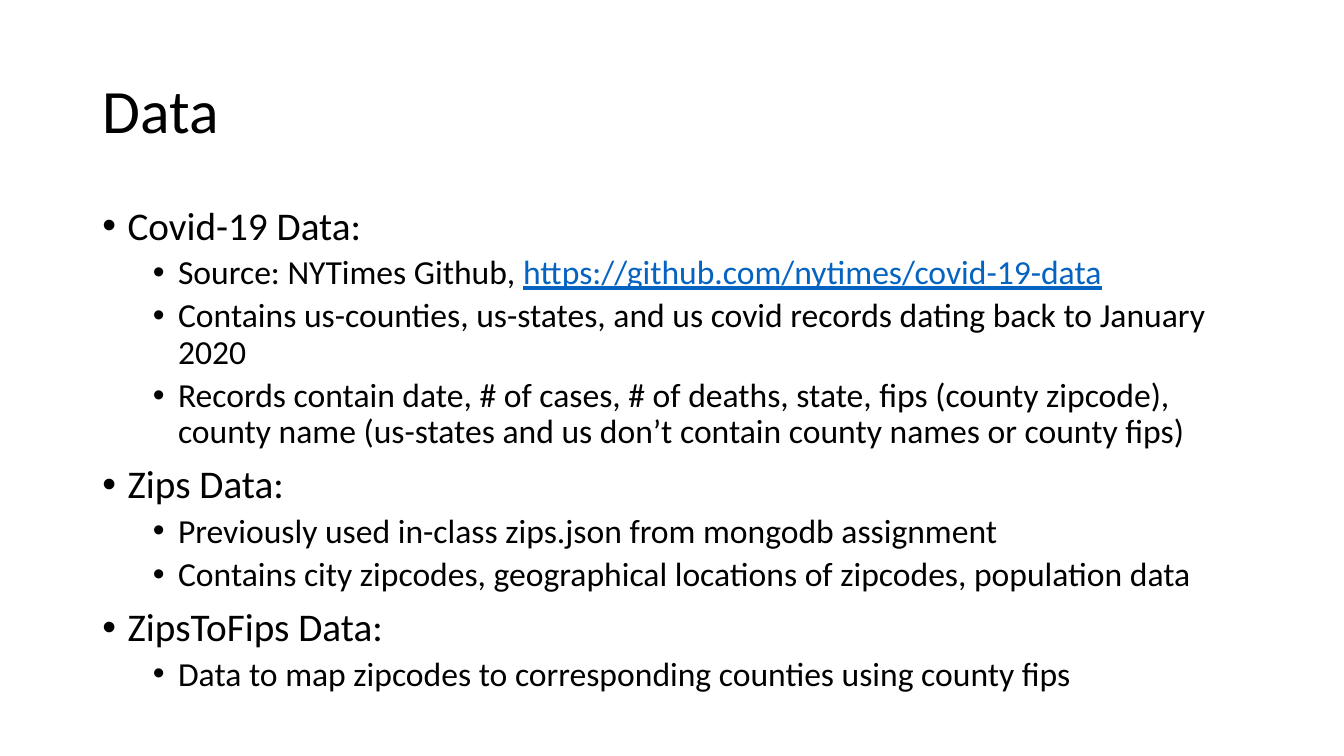
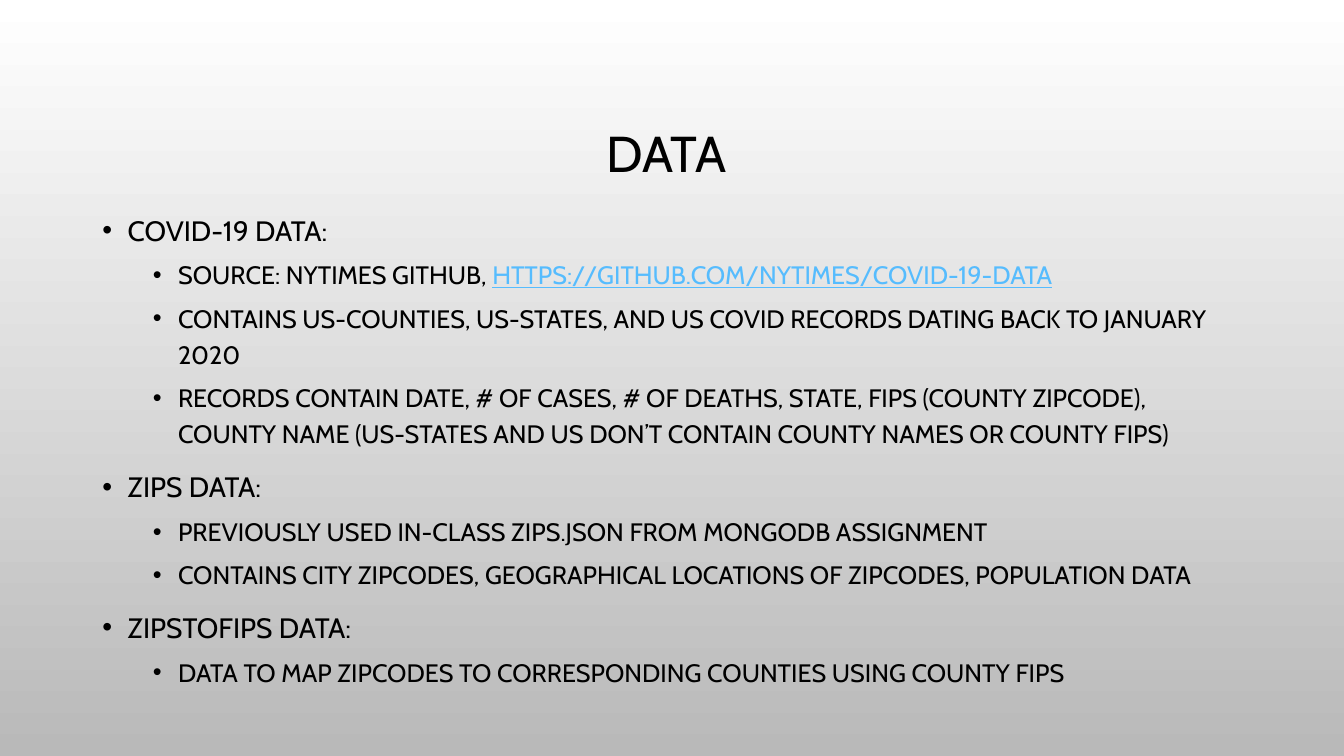
Before and after one commit to abpwrs/ece-5995-fa20-final-project, a slide deck: slide 4 of Final_presentation.pptx. Drawn at 1344x756 pixels with LibreOffice and Linux fonts; fonts in the diff are those of the drawing; background and template pictures are left out. Boxes give left, top, right and bottom in pixels: in the first picture for what was removed or moved away, otherwise in the second. Text is boxed around its words. In the diff, an @@ line names an element or a change of style, - is before the commit and + after.

```diff
--- a/Final_presentation.pptx
+++ b/Final_presentation.pptx
@@ background #FFFFFF to picture (left out) @@
@@ title at [607, 136, 727, 172]: text changed; size 44 to 36 pt; font Calibri to Cabin @@
-Data
+DATA
@@ text at [128, 221, 1206, 683]: text changed; size 24 to 18 pt; font Calibri to Cabin @@
-• Covid-19 Data:
-  • Source: NYTimes Github, https://github.com/nytimes/covid-19-data
-  • Contains us-counties, us-states, and us covid records dating back to January 2020
-  • Records contain date, # of cases, # of deaths, state, fips (county zipcode), county name (us-states and us don’t contain county names or county fips)
-• Zips Data:
-  • Previously used in-class zips.json from mongodb assignment
-  • Contains city zipcodes, geographical locations of zipcodes, population data
-• ZipsToFips Data:
-  • Data to map zipcodes to corresponding counties using county fips
+• COVID-19 DATA:
+  • SOURCE: NYTIMES GITHUB, HTTPS://GITHUB.COM/NYTIMES/COVID-19-DATA
+  • CONTAINS US-COUNTIES, US-STATES, AND US COVID RECORDS DATING BACK TO JANUARY 2020
+  • RECORDS CONTAIN DATE, # OF CASES, # OF DEATHS, STATE, FIPS (COUNTY ZIPCODE), COUNTY NAME (US-STATES AND US DON’T CONTAIN COUNTY NAMES OR COUNTY FIPS)
+• ZIPS DATA:
+  • PREVIOUSLY USED IN-CLASS ZIPS.JSON FROM MONGODB ASSIGNMENT
+  • CONTAINS CITY ZIPCODES, GEOGRAPHICAL LOCATIONS OF ZIPCODES, POPULATION DATA
+• ZIPSTOFIPS DATA:
+  • DATA TO MAP ZIPCODES TO CORRESPONDING COUNTIES USING COUNTY FIPS
```
Also in this commit, not shown: 10 other slides changed, 1 slide added.
